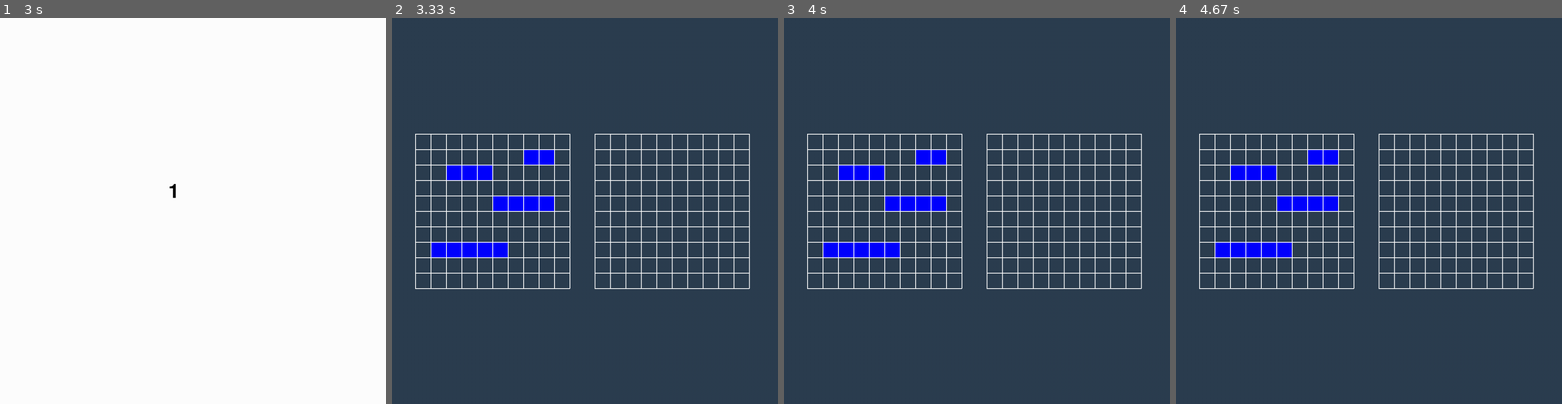
Above: before the commit, frames 1-4 (left to right).
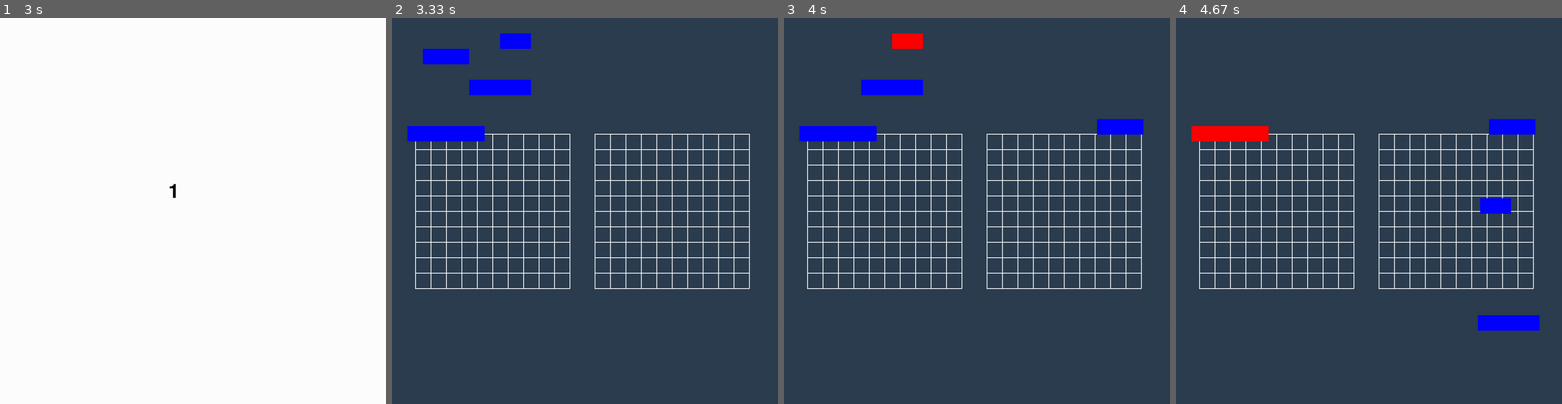
Above: after the commit, the same moments.

Repository: Marius20031/Python_pygame
Game: pygame game, started from main.py
Same seed, same stepped clock (60 frames per second), same inputs: the game is played once before the commit and once after it.
Inputs (mouse positions are in pixels of both pictures, inside the frame that each line leads up to):
- Up to frame 1 (3 s): no input
- Up to frame 2 (3.33 s): no input
- Up to frame 3 (4 s): press the mouse at (838, 56) at 3.63 s; move the mouse to (977, 91) at 3.73 s; release the mouse at (1119, 126) at 3.87 s; press the mouse at (915, 41) at 3.97 s
- Up to frame 4 (4.67 s): move the mouse to (1403, 122) at 4.07 s; release the mouse at (1504, 207) at 4.2 s; press the mouse at (1276, 87) at 4.3 s; move the mouse to (1388, 203) at 4.4 s; release the mouse at (1500, 322) at 4.53 s; press the mouse at (1214, 133) at 4.63 s

Frame 1 is identical in both runs. In frame 2, 4.4% of the frame differs, in the area x 4-42%, y 4-62%; in frame 3, 4.4%; in frame 4, 4.4%, in the area x 4-95%, y 26-81%.

Commit message:
Add files via upload

Diff:
--- /dev/null
+++ b/Copie.py
@@ -0,0 +1,200 @@
+import pygame
+
+# Initialize Pygame
+pygame.init()
+
+# Set the dimensions of the screen
+width, height = 1000, 1000
+screen = pygame.display.set_mode((width, height))
+
+# Set colors
+Fundal = (44,62,80)
+WHITE = (255, 255, 255)
+
+# Set the dimensions of the board
+board_width, board_height = 400, 400
+board_x, board_y = (width - board_width) // 10, (height - board_height) // 2
+cell_size = board_width // 10
+
+# Set the dimensions of the second board
+board2_width, board2_height = 400, 400
+board2_x, board2_y = (width - board2_width) // 4 , (height - board2_height) // 2
+cell2_size = board2_width // 10
+
+#TIMMER
+import numpy as np
+
+
+# Draw the board
+
+def draw_board():
+    for i in range(11):
+        pygame.draw.line(screen, WHITE, (board_x + i * cell_size, board_y),
+                         (board_x + i * cell_size, board_y + board_height), 2)
+        pygame.draw.line(screen, WHITE, (board_x, board_y + i * cell_size),
+                         (board_x + board_width, board_y + i * cell_size), 2)
+
+    for i in range(11):
+        pygame.draw.line(screen, WHITE, (board2_x + i * cell2_size, board2_y),
+                         (board2_x + i * cell2_size, board2_y + board2_height), 2)
+        pygame.draw.line(screen, WHITE, (board2_x, board2_y + i * cell2_size),
+                         (board2_x + board2_width, board2_y + i * cell2_size), 2)
+
+# Function to move
+#the second board
+def move_board2():
+    #move_board = True
+    #if move_board==False :
+    global board2_x
+    board2_x +=  15*(cell2_size-15)
+    #move_board=True
+# Main function to run the game
+global zz
+
+import pygame
+import sys
+
+
+
+# Set up the display
+#screen = pygame.display.set_mode((400, 300))
+#pygame.display.set_caption("Timer Example")
+
+# Initialize font
+
+# Function to display the timer
+def show_timer(seconds):
+    font = pygame.font.Font(None, 75) # FONTUL TIMMERULUI
+    screen.fill((255, 255, 255))
+    text = font.render(str(seconds), True, (0, 0, 0))
+    text_rect = text.get_rect(center=(450, 450))
+    screen.blit(text, text_rect)
+    pygame.display.flip()
+
+# Timer function
+def timer():
+    for i in range(3, 0, -1):
+        show_timer(i)
+        pygame.time.wait(1000)
+
+    # Call your function here after the timer is finished
+
+
+# Set colors
+BLACK = (0, 0, 0)
+WHITE = (255, 255, 255)
+BLUE = (0, 0, 255)
+
+boat_width_1 = 3 * cell_size
+boat_height_1 = 1 * cell_size
+
+boat_width_2= 4 * cell_size
+boat_height_2 = 1 * cell_size
+
+boat_width_3 = 5 * cell_size
+boat_height_3 = 1 * cell_size
+# Boat dimensions
+
+boat_width_4 = 2 * cell_size
+boat_height_4 = 1 * cell_size
+
+
+# Draw boats
+def draw_boats_mouse():
+    for i, (boat_x, boat_y) in enumerate(boats):
+        color = BLUE if selected == i else WHITE
+        pygame.draw.rect(screen, color, (boat_x, boat_y, boat_width, boat_height))
+
+def draw_boats():
+    boat1_x, boat1_y = board_x + 2 * cell_size, board_y + 2 * cell_size
+    boat2_x, boat2_y = board_x + 5 * cell_size, board_y + 4 * cell_size
+    boat3_x, boat3_y = board_x + 1 * cell_size, board_y + 7 * cell_size
+    boat4_x, boat4_y = board_x + 7 * cell_size, board_y + 1 * cell_size
+
+    pygame.draw.rect(screen, BLUE, (boat1_x, boat1_y, boat_width_1, boat_height_1))
+    pygame.draw.rect(screen, BLUE, (boat2_x, boat2_y, boat_width_2, boat_height_2))
+    pygame.draw.rect(screen, BLUE, (boat3_x, boat3_y, boat_width_3, boat_height_3))
+    pygame.draw.rect(screen, BLUE, (boat4_x, boat4_y, boat_width_4, boat_height_4))
+
+# Your function to be called after the timer
+def your_function():
+    # Your function logic goes here
+    print("Your function is called after the timer.")
+
+# Call the timer function
+
+# Set the dimensions of the board
+
+# Boat dimensions
+boat_width = 3 * cell_size
+boat_height = 2 * cell_size
+
+# Boats' initial positions
+boats = [
+    (2 * cell_size, 2 * cell_size),
+    (5 * cell_size, 4 * cell_size),
+    (1 * cell_size, 7 * cell_size),
+    (7 * cell_size, 1 * cell_size)
+]
+
+# Drag and drop variables
+selected = 0
+offset_x = 0
+offset_y = 0
+
+def run_game():
+    global selected
+    global offset_x
+    global offset_y
+    timer()
+    zz = False
+    running = True
+    # if zz==False :
+    #draw_board()  # Draw the board
+    initial_state=True
+    while running:
+        for event in pygame.event.get():
+            draw_boats_mouse()  # Draw the board
+            #draw_board()
+
+            if event.type == pygame.QUIT:
+                running = False
+                # conditie de iesire tre in while sa ii zic daca apesi pe x sau cv puton whatever si le fac butoane casutele
+            elif event.type == pygame.MOUSEBUTTONDOWN:
+                mouse_x, mouse_y = event.pos
+                for i, (boat_x, boat_y) in enumerate(boats):
+                    if boat_x <= mouse_x <= boat_x + boat_width and boat_y <= mouse_y <= boat_y + boat_height:
+                        selected = i
+                        offset_x = mouse_x - boat_x
+                        offset_y = mouse_y - boat_y
+
+            elif event.type == pygame.MOUSEBUTTONUP:
+                selected = 0
+            elif event.type == pygame.MOUSEMOTION:
+                if selected != 0:
+                    mouse_x, mouse_y = event.pos
+                    boats[selected] = (mouse_x - offset_x, mouse_y - offset_y)
+
+        #screen.fill(BLACK)  # Fill the screen with black
+        #draw_board()  # Draw the board
+        #draw_boats()  # Draw boats
+        #pygame.display.flip()  # Update the full display Surface to the screen
+        if initial_state==True:
+            print("a-")
+            screen.fill(Fundal)  # Fill the screen with Fundal
+            #draw_board()  # Draw the boards
+            draw_boats()  # Draw boats
+            #draw_board()  # Draw the boards
+            move_board2()  # Move the second board
+            draw_board()  # Draw the boards
+
+            pygame.display.flip()  # Update the full display Surface to the screen
+            zz = True
+            initial_state=False
+                # de revazut de ce nu se modifica
+        pygame.display.flip()  # Update the full display Surface to the screen
+    pygame.quit()
+
+# Call the main function to run the game
+if __name__ == "__main__":
+    run_game()
--- a/main.py
+++ b/main.py
@@ -21,12 +21,7 @@
 board2_x, board2_y = (width - board2_width) // 4 , (height - board2_height) // 2
 cell2_size = board2_width // 10
 
-#TIMMER
-import numpy as np
-
-
 # Draw the board
-
 def draw_board():
     for i in range(11):
         pygame.draw.line(screen, WHITE, (board_x + i * cell_size, board_y),
@@ -40,29 +35,32 @@
         pygame.draw.line(screen, WHITE, (board2_x, board2_y + i * cell2_size),
                          (board2_x + board2_width, board2_y + i * cell2_size), 2)
 
-# Function to move
-#the second board
-def move_board2():
-    #move_board = True
-    #if move_board==False :
-    global board2_x
-    board2_x +=  15*(cell2_size-15)
-    #move_board=True
-# Main function to run the game
-global zz
+# Boat dimensions
+boat_width_1 = 3 * cell_size
+boat_height_1 = 1 * cell_size
 
-import pygame
-import sys
+boat_width_2= 4 * cell_size
+boat_height_2 = 1 * cell_size
 
+boat_width_3 = 5 * cell_size
+boat_height_3 = 1 * cell_size
 
+boat_width_4 = 2 * cell_size
+boat_height_4 = 1 * cell_size
 
-# Set up the display
-#screen = pygame.display.set_mode((400, 300))
-#pygame.display.set_caption("Timer Example")
+# Boats' initial positions
+boats = [
+    (2 * cell_size, 2 * cell_size),
+    (5 * cell_size, 4 * cell_size),
+    (1 * cell_size, 7 * cell_size),
+    (7 * cell_size, 1 * cell_size)
+]
 
-# Initialize font
+# Drag and drop variables
+selected = None
+offset_x = 0
+offset_y = 0
 
-# Function to display the timer
 def show_timer(seconds):
     font = pygame.font.Font(None, 75) # FONTUL TIMMERULUI
     screen.fill((255, 255, 255))
@@ -71,81 +69,63 @@
     screen.blit(text, text_rect)
     pygame.display.flip()
 
-# Timer function
+# Timer func
+# tion
+def move_board2():
+    #move_board = True
+    #if move_board==False :
+    global board2_x
+    board2_x +=  15*(cell2_size-15)
+    #move_board=True
+# Main function to ru
 def timer():
     for i in range(3, 0, -1):
         show_timer(i)
         pygame.time.wait(1000)
 
-    # Call your function here after the timer is finished
-
-
-# Set colors
-BLACK = (0, 0, 0)
-WHITE = (255, 255, 255)
-BLUE = (0, 0, 255)
-
-boat_width_1 = 3 * cell_size
-boat_height_1 = 1 * cell_size
-
-boat_width_2= 4 * cell_size
-boat_height_2 = 1 * cell_size
-
-boat_width_3 = 5 * cell_size
-boat_height_3 = 1 * cell_size
-# Boat dimensions
-
-boat_width_4 = 2 * cell_size
-boat_height_4 = 1 * cell_size
-
-
-# Draw boats
-def draw_boats():
-    boat1_x, boat1_y = board_x + 2 * cell_size, board_y + 2 * cell_size
-    boat2_x, boat2_y = board_x + 5 * cell_size, board_y + 4 * cell_size
-    boat3_x, boat3_y = board_x + 1 * cell_size, board_y + 7 * cell_size
-    boat4_x, boat4_y = board_x + 7 * cell_size, board_y + 1 * cell_size
-
-    pygame.draw.rect(screen, BLUE, (boat1_x, boat1_y, boat_width_1, boat_height_1))
-    pygame.draw.rect(screen, BLUE, (boat2_x, boat2_y, boat_width_2, boat_height_2))
-    pygame.draw.rect(screen, BLUE, (boat3_x, boat3_y, boat_width_3, boat_height_3))
-    pygame.draw.rect(screen, BLUE, (boat4_x, boat4_y, boat_width_4, boat_height_4))
-
-# Your function to be called after the timer
-def your_function():
-    # Your function logic goes here
-    print("Your function is called after the timer.")
-
-# Call the timer function
-
+# Main function to run the game
 def run_game():
-    timer()
-    zz = False
+    global selected
+    global offset_x
+    global offset_y
+    timer();
+    move_board2()
     running = True
-    # if zz==False :
-    #draw_board()  # Draw the board
-    initial_state=True
     while running:
         for event in pygame.event.get():
             if event.type == pygame.QUIT:
                 running = False
-                # conditie de iesire tre in while sa ii zic daca apesi pe x sau cv puton whatever si le fac butoane casutele
-        if initial_state==True:
-            print("a-")
-            screen.fill(Fundal)  # Fill the screen with Fundal
-            #draw_board()  # Draw the boards
-            #draw_board()  # Draw the board
-            draw_boats()  # Draw boats
-            #draw_board()  # Draw the boards
-            move_board2()  # Move the second board
+            elif event.type == pygame.MOUSEBUTTONDOWN:
+                mouse_x, mouse_y = event.pos
+                for i, (boat_x, boat_y) in enumerate(boats):
+                    if boat_x <= mouse_x <= boat_x + boat_width_1 and boat_y <= mouse_y <= boat_y + boat_height_1:
+                        selected = i
+                        offset_x = mouse_x - boat_x
+                        offset_y = mouse_y - boat_y
+            elif event.type == pygame.MOUSEBUTTONUP:
+                selected = None
+            elif event.type == pygame.MOUSEMOTION:
+                if selected is not None:
+                    mouse_x, mouse_y = event.pos
+                    boats[selected] = (mouse_x - offset_x, mouse_y - offset_y)
 
-            draw_board()  # Draw the boards
+        screen.fill(Fundal)  # Fill the screen with background color
+        draw_board()  # Draw the board
+        for i, (boat_x, boat_y) in enumerate(boats):
+            if i == selected:
+                color = (255, 0, 0)  # Highlight the selected boat in red
+            else:
+                color = (0, 0, 255)  # Set the default boat color to blue
+            if i == 0:
+                pygame.draw.rect(screen, color, (boat_x, boat_y, boat_width_1, boat_height_1))
+            elif i == 1:
+                pygame.draw.rect(screen, color, (boat_x, boat_y, boat_width_2, boat_height_2))
+            elif i == 2:
+                pygame.draw.rect(screen, color, (boat_x, boat_y, boat_width_3, boat_height_3))
+            elif i == 3:
+                pygame.draw.rect(screen, color, (boat_x, boat_y, boat_width_4, boat_height_4))
 
-            pygame.display.flip()  # Update the full display Surface to the screen
-            zz = True
-            initial_state=False
-                # de revazut de ce nu se modifica
-        pygame.display.flip()  # Update the full display Surface to the screen
+        pygame.display.flip()  # Update the full display surface
 
     pygame.quit()
 
Binary file added: img.png
